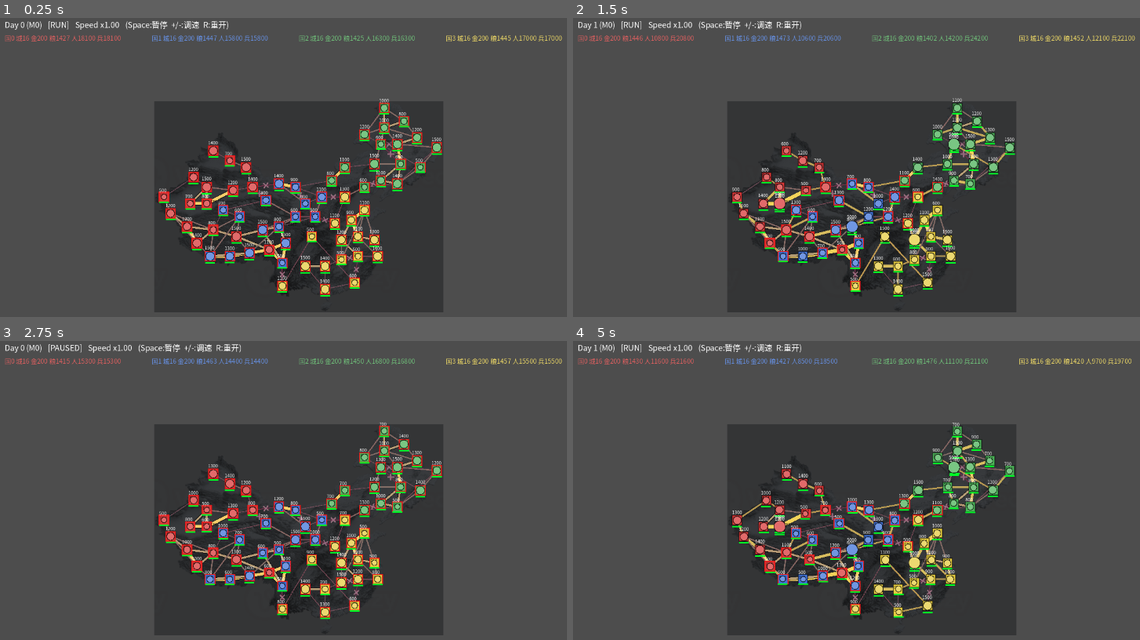
Above: before the commit, frames 1-4 (two rows, left to right).
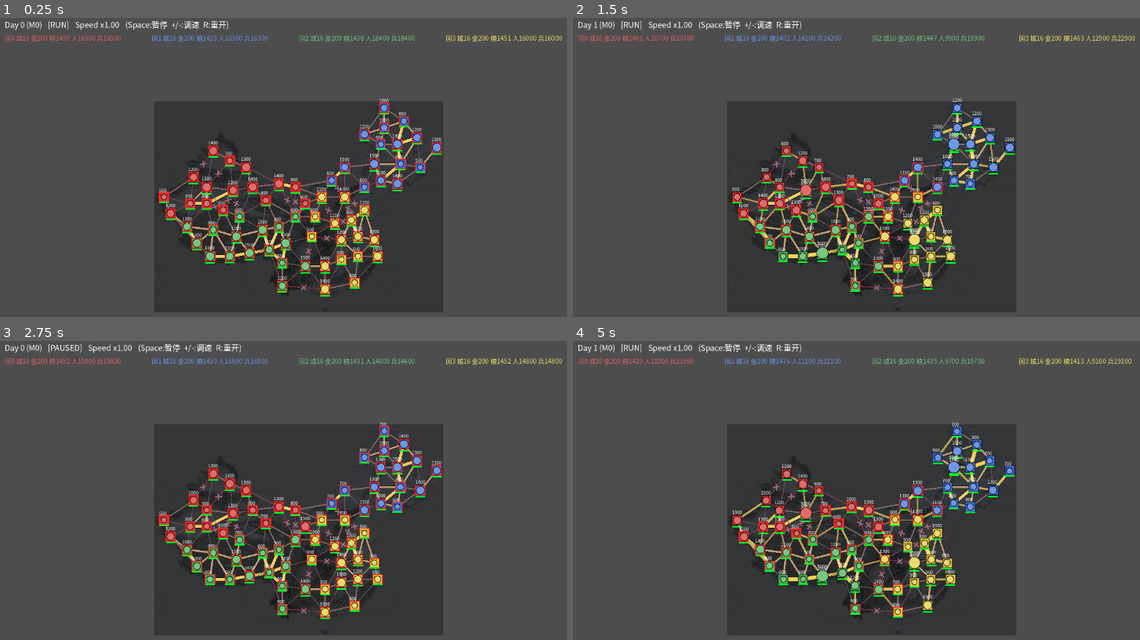
Above: after the commit, the same moments.

Repository: milkmilki/wargame
Game: Godot game, scene res://main.tscn
Two runs of this game, one before a commit and one after it. Both use one fixed random seed, a clock stepped at 60 frames per second and the inputs below.
Inputs:
- Up to frame 1 (0.25 s): no input
- Up to frame 2 (1.5 s): tap Enter at 0.5 s; tap R at 0.6, 1.35 s; tap Space at 0.77, 1.25 s
- Up to frame 3 (2.75 s): tap Space at 1.52 s; tap Enter at 2 s; tap R at 2.1 s
- Up to frame 4 (5 s): tap Space at 2.75, 3.02, 3.77, 4.25, 4.52 s; tap R at 2.85, 3.6, 4.35 s; tap Enter at 3.5 s

The runs differ from the first frame. In frame 1, 3.6% of the frame differs, in the area x 11-98%, y 5-92%; in frame 2, 5.0%; in frame 3, 3.6%; in frame 4, 6.0%, in the area x 11-98%, y 5-93%.

Commit message:
Keep square map and localize terrain roads

Diff:
--- a/scripts/core/game_state.gd
+++ b/scripts/core/game_state.gd
@@ -42,8 +42,8 @@
 	_generate_nations()
 	var terrain := TerrainMapGenerator.build(TERRAIN_MAP_PATH, CITY_COUNT)
 	_generate_terrain_cities(terrain)
+	_assign_balanced_nations()
 	_generate_terrain_edges(terrain)
-	_assign_balanced_nations(terrain)
 	_initialize_manpower_pools()
 	_initialize_capitals_and_warehouses()
 	_generate_armies()
@@ -150,12 +150,34 @@
 		adjacency[city.id] = [] as Array[int]
 
 
-func _assign_balanced_nations(terrain: Dictionary) -> void:
-	var nation_order: Array[int] = terrain["nation_order"]
-	assert(nation_order.size() == CITY_COUNT, "国家分区骨架必须覆盖全部城市")
-	var quota := CITY_COUNT / NATION_COUNT
-	for index in range(nation_order.size()):
-		cities[nation_order[index]].owner_nation = index / quota
+func _assign_balanced_nations() -> void:
+	var ordered: Array[City] = cities.duplicate()
+	ordered.sort_custom(func(a: City, b: City) -> bool:
+		return (
+			a.map_position.x < b.map_position.x
+			or (
+				is_equal_approx(a.map_position.x, b.map_position.x)
+				and a.id < b.id
+			)
+		)
+	)
+	var side_size := CITY_COUNT / 2
+	for side in range(2):
+		var side_cities: Array[City] = []
+		for index in range(side * side_size, (side + 1) * side_size):
+			side_cities.append(ordered[index])
+		side_cities.sort_custom(func(a: City, b: City) -> bool:
+			return (
+				a.map_position.y < b.map_position.y
+				or (
+					is_equal_approx(a.map_position.y, b.map_position.y)
+					and a.id < b.id
+				)
+			)
+		)
+		for index in range(side_cities.size()):
+			var row_half := 0 if index < side_cities.size() / 2 else 1
+			side_cities[index].owner_nation = row_half * 2 + side
 
 
 func _initialize_manpower_pools() -> void:
--- a/scripts/core/terrain_map_generator.gd
+++ b/scripts/core/terrain_map_generator.gd
@@ -11,7 +11,8 @@
 const FLAT_CANDIDATE_SHARE: float = 0.90
 const RELIEF_SPACING_WEIGHT: float = 0.015
 const MIN_CITY_SPACING: float = 0.075
-const TARGET_EDGE_COUNT: int = 112
+const MAX_LOCAL_EDGE_LENGTH: float = 0.30
+const PREFERRED_BACKBONE_LENGTH: float = 0.34
 const ROAD_SAMPLE_COUNT: int = 48
 
 static var _cache: Dictionary = {}
@@ -42,7 +43,6 @@
 		"heights": samples["heights"],
 		"reliefs": samples["reliefs"],
 		"roads": road_result["roads"],
-		"nation_order": road_result["nation_order"],
 		"bounds": bounds,
 		"image_size": analysis.get_size(),
 		"source_region_normalized": Rect2(
@@ -272,11 +272,15 @@
 ) -> Dictionary:
 	var pixels: Array[Vector2i] = samples["pixels"]
 	var positions: Array[Vector2] = samples["positions"]
+	var map_aspect := float(image.get_width()) / float(maxi(image.get_height(), 1))
+	var metric_positions := PackedVector2Array()
+	for position in positions:
+		metric_positions.append(Vector2(position.x * map_aspect, position.y))
 	var candidates: Array[Dictionary] = []
 	for a in range(pixels.size()):
 		for b in range(a + 1, pixels.size()):
 			var profile := _edge_profile(image, mask, pixels[a], pixels[b])
-			var length := positions[a].distance_to(positions[b])
+			var length := metric_positions[a].distance_to(metric_positions[b])
 			candidates.append({
 				"a": a,
 				"b": b,
@@ -299,61 +303,66 @@
 	var candidate_by_key := {}
 	for candidate in candidates:
 		candidate_by_key[_pair_key(int(candidate["a"]), int(candidate["b"]))] = candidate
-	var nation_order: Array[int] = []
-	var start := 0
-	for i in range(1, positions.size()):
-		if (
-			positions[i].x + positions[i].y < positions[start].x + positions[start].y
-		):
-			start = i
-	nation_order.append(start)
-	var route_visited := {start: true}
+	var local_keys := {}
+	var triangles := Geometry2D.triangulate_delaunay(metric_positions)
+	for index in range(0, triangles.size(), 3):
+		for pair in [
+			[triangles[index], triangles[index + 1]],
+			[triangles[index + 1], triangles[index + 2]],
+			[triangles[index + 2], triangles[index]],
+		]:
+			local_keys[_pair_key(int(pair[0]), int(pair[1]))] = true
+
 	var selected: Array[Dictionary] = []
 	var selected_keys := {}
-	while nation_order.size() < pixels.size():
-		var current := nation_order[nation_order.size() - 1]
-		var best_next := -1
-		var best_cost := INF
-		for city_id in range(pixels.size()):
-			if route_visited.has(city_id):
-				continue
-			var candidate: Dictionary = candidate_by_key[
-				_pair_key(current, city_id)
-			]
-			var cost := float(candidate["cost"])
-			if cost < best_cost or (
-				is_equal_approx(cost, best_cost) and city_id < best_next
-			):
-				best_cost = cost
-				best_next = city_id
-		var route_edge: Dictionary = candidate_by_key[
-			_pair_key(current, best_next)
-		]
-		route_edge["backbone"] = true
-		selected.append(route_edge)
-		selected_keys[_pair_key(current, best_next)] = true
-		nation_order.append(best_next)
-		route_visited[best_next] = true
+	var parent: Array[int] = []
+	parent.resize(pixels.size())
+	for city_id in range(parent.size()):
+		parent[city_id] = city_id
+	var backbone_edges := 0
 	for candidate in candidates:
-		if selected.size() >= TARGET_EDGE_COUNT:
+		if (
+			float(candidate["land_ratio"]) < 0.88
+			or float(candidate["length"]) > PREFERRED_BACKBONE_LENGTH
+		):
+			continue
+		var root_a := _root(parent, int(candidate["a"]))
+		var root_b := _root(parent, int(candidate["b"]))
+		if root_a == root_b:
+			continue
+		parent[root_b] = root_a
+		candidate["backbone"] = true
+		selected.append(candidate)
+		selected_keys[_pair_key(int(candidate["a"]), int(candidate["b"]))] = true
+		backbone_edges += 1
+	for candidate in candidates:
+		if backbone_edges >= pixels.size() - 1:
 			break
-		var key := _pair_key(int(candidate["a"]), int(candidate["b"]))
-		if selected_keys.has(key) or float(candidate["land_ratio"]) < 0.90:
-			continue
-		if _crosses_selected(candidate, selected, positions):
+		var root_a := _root(parent, int(candidate["a"]))
+		var root_b := _root(parent, int(candidate["b"]))
+		if root_a == root_b:
+			continue
+		parent[root_b] = root_a
+		candidate["backbone"] = true
+		selected.append(candidate)
+		selected_keys[_pair_key(int(candidate["a"]), int(candidate["b"]))] = true
+		backbone_edges += 1
+
+	var local_edge_keys := local_keys.keys()
+	local_edge_keys.sort()
+	for key_variant in local_edge_keys:
+		var key := int(key_variant)
+		if selected_keys.has(key):
+			continue
+		var candidate: Dictionary = candidate_by_key[key]
+		if (
+			float(candidate["land_ratio"]) < 0.90
+			or float(candidate["length"]) > MAX_LOCAL_EDGE_LENGTH
+		):
 			continue
 		candidate["backbone"] = false
 		selected.append(candidate)
 		selected_keys[key] = true
-	if selected.size() < TARGET_EDGE_COUNT:
-		for candidate in candidates:
-			if selected.size() >= TARGET_EDGE_COUNT:
-				break
-			var key := _pair_key(int(candidate["a"]), int(candidate["b"]))
-			if selected_keys.has(key) or float(candidate["land_ratio"]) < 0.80:
-				continue
-			selected.append(candidate)
-			selected_keys[key] = true
 	selected.sort_custom(func(a: Dictionary, b: Dictionary) -> bool:
 		var diff_a := float(a["height_difference"])
 		var diff_b := float(b["height_difference"])
@@ -388,7 +397,6 @@
 			break
 	return {
 		"roads": selected,
-		"nation_order": nation_order,
 	}
 
 
@@ -417,24 +425,13 @@
 	}
 
 
-static func _crosses_selected(
-	candidate: Dictionary,
-	selected: Array[Dictionary],
-	positions: Array[Vector2]
-) -> bool:
-	var a := int(candidate["a"])
-	var b := int(candidate["b"])
-	for road in selected:
-		var c := int(road["a"])
-		var d := int(road["b"])
-		if a in [c, d] or b in [c, d]:
-			continue
-		if Geometry2D.segment_intersects_segment(
-			positions[a], positions[b], positions[c], positions[d]
-		) != null:
-			return true
-	return false
-
-
 static func _pair_key(a: int, b: int) -> int:
 	return mini(a, b) * 10000 + maxi(a, b)
+
+
+static func _root(parent: Array[int], node: int) -> int:
+	var current := node
+	while parent[current] != current:
+		parent[current] = parent[parent[current]]
+		current = parent[current]
+	return current
--- a/scripts/main.gd
+++ b/scripts/main.gd
@@ -1,5 +1,7 @@
 extends Node2D
 ## 入口：装配 GameState / Simulation / MapRenderer，处理全局输入（暂停/调速/重开）。
+
+@export var use_grid_world: bool = false
 
 @onready var simulation: Simulation = $Simulation
 @onready var renderer: MapRenderer = $MapRenderer
@@ -15,7 +17,10 @@
 
 func _start_new_game(world_seed: int) -> void:
 	state = GameState.new()
-	state.generate_world(world_seed)
+	if use_grid_world:
+		state.generate_grid_world(world_seed)
+	else:
+		state.generate_world(world_seed)
 	simulation.setup(state)
 	simulation.set_speed_multiplier(_speed_mult)
 	renderer.setup(state, simulation)
--- /dev/null
+++ b/square_map.tscn
@@ -0,0 +1,15 @@
+[gd_scene load_steps=4 format=3]
+
+[ext_resource type="Script" path="res://scripts/main.gd" id="1_main"]
+[ext_resource type="Script" path="res://scripts/core/simulation.gd" id="2_sim"]
+[ext_resource type="Script" path="res://scripts/view/map_renderer.gd" id="3_render"]
+
+[node name="SquareMap" type="Node2D"]
+script = ExtResource("1_main")
+use_grid_world = true
+
+[node name="Simulation" type="Node" parent="."]
+script = ExtResource("2_sim")
+
+[node name="MapRenderer" type="Node2D" parent="."]
+script = ExtResource("3_render")
--- a/tests/test_suite.gd
+++ b/tests/test_suite.gd
@@ -82,7 +82,10 @@
 	var gs := GameState.new()
 	gs.generate_world(12345)
 	_check(gs.cities.size() == 64, "城市数应为 64，实为 %d" % gs.cities.size())
-	_check(gs.edges.size() == 112, "边数应为 112，实为 %d" % gs.edges.size())
+	_check(
+		gs.edges.size() >= 63 and gs.edges.size() < 160,
+		"真实地图应使用稀疏局部图，边数实为 %d" % gs.edges.size()
+	)
 	_check(gs.armies.size() == 64, "初始军队数应为 64，实为 %d" % gs.armies.size())
 	_check(gs.nations.size() == 4, "国家数应为 4")
 	# 四等份：每国 16 城
@@ -135,6 +138,8 @@
 		and gs.map_source_region_normalized.end.y < 1.0,
 		"底图应裁切到 Alpha 陆地包围盒，排除外围水印区域"
 	)
+	_check(ResourceLoader.exists("res://main.tscn"), "真实地图场景 main.tscn 必须保留")
+	_check(ResourceLoader.exists("res://square_map.tscn"), "原方形地图场景必须独立保留")
 	# 每国只有首都一个粮仓；原 16 城初始储备全部归集到该粮仓。
 	for n in gs.nations:
 		var warehouses := gs.warehouse_cities_of(n.id)
@@ -155,12 +160,22 @@
 				ok_adj = false
 	_check(ok_adj, "邻接表应对称")
 	var road_counts := {0: 0, 1: 0, 2: 0, 3: 0, 4: 0}
+	var degrees := {}
+	var longest_edge := 0.0
 	var roads_by_relief: Array[Edge] = gs.edges.duplicate()
 	roads_by_relief.sort_custom(func(a: Edge, b: Edge) -> bool:
 		return a.max_height_difference < b.max_height_difference
 	)
 	for edge in gs.edges:
 		road_counts[edge.max_throughput] = int(road_counts.get(edge.max_throughput, 0)) + 1
+		degrees[edge.city_a] = int(degrees.get(edge.city_a, 0)) + 1
+		degrees[edge.city_b] = int(degrees.get(edge.city_b, 0)) + 1
+		var delta := (
+			gs.cities[edge.city_a].map_position
+			- gs.cities[edge.city_b].map_position
+		)
+		delta.x *= gs.map_aspect_ratio
+		longest_edge = maxf(longest_edge, delta.length())
 	_check(
 		int(road_counts[0]) > 0,
 		"最高起伏道路中应包含不可供大军通行的边，分布=%s" % str(road_counts)
@@ -181,6 +196,15 @@
 	_check(
 		low_relief_average > high_relief_average,
 		"低起伏道路的平均通行等级应高于高起伏道路"
+	)
+	var degree_values := degrees.values()
+	_check(
+		degree_values.min() < degree_values.max(),
+		"Delaunay 局部图的城市度数应自然变化，不能硬编码固定边数"
+	)
+	_check(
+		longest_edge <= 0.36,
+		"连通骨架不得产生跨区域超长边，最长实为 %.3f" % longest_edge
 	)
 	var reachable := {0: true}
 	var queue: Array[int] = [0]
Not shown, changed: HANDOFF.md
